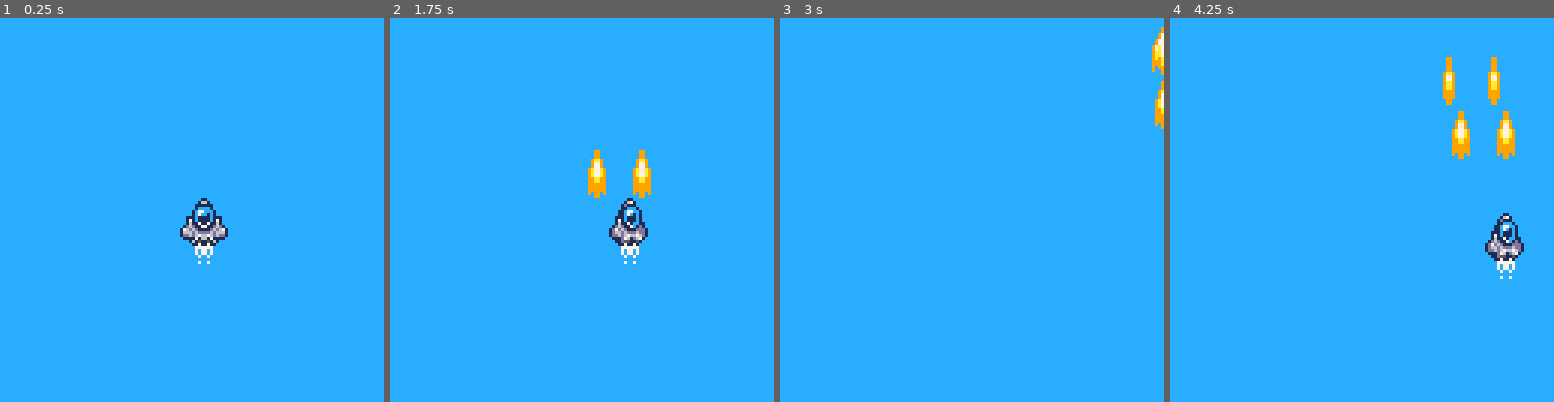
Above: before the commit, frames 1-4 (left to right).
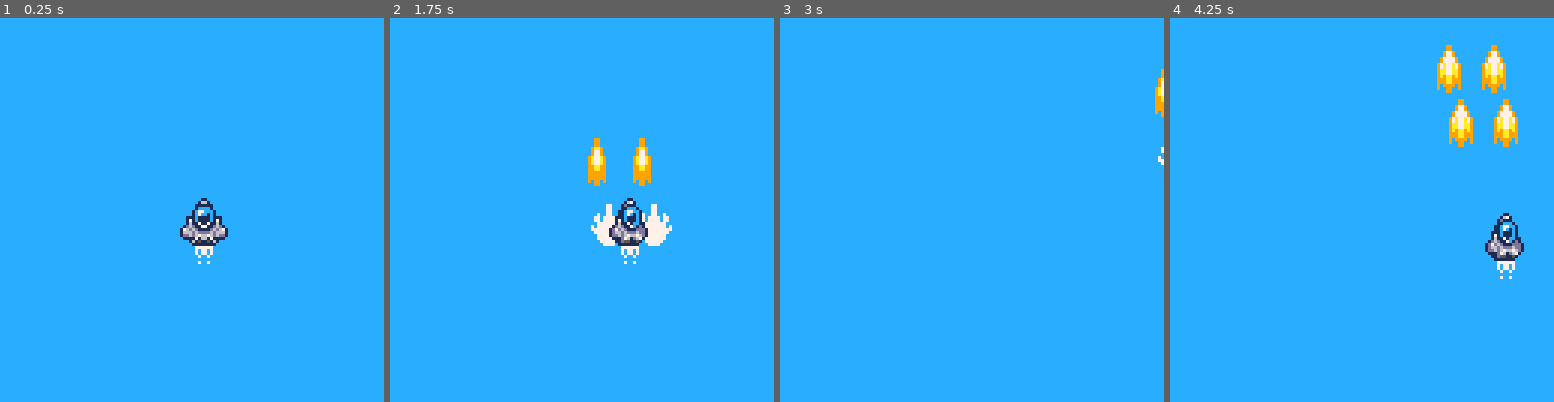
Above: after the commit, the same moments.

Repository: theRenard/move-and-fire
Game: PICO-8 cartridge advanced-shmup.p8
Two runs of this game, one before a commit and one after it. Both use one fixed random seed, a clock stepped at 60 frames per second and the inputs below.
Inputs:
- Up to frame 1 (0.25 s): no input
- Up to frame 2 (1.75 s): tap O (Z key) at 0.7, 1.7 s; hold Right from 1.6 s (still down)
- Up to frame 3 (3 s): release Right at 2.1 s; tap O (Z key) at 2.1, 2.5, 2.9 s; hold Up 2.15-2.42 s; hold Right from 2.47 s (still down)
- Up to frame 4 (4.25 s): release Right at 3.03 s; hold Left 3.08-3.58 s; tap O (Z key) at 3.3, 3.7, 4.1 s; hold Down 3.63-3.97 s; hold Right from 4.02 s (still down)

The runs differ from the first frame. In frame 1, less than 0.1% of the frame differs, in the area x 51-55%, y 58-60%; in frame 2, 1.8%; in frame 3, 0.5%; in frame 4, 2.5%, in the area x 69-91%, y 7-64%.

Commit message:
Add muzzle entity and integrate with shot mechanics; refactor entity pooling and animation handling

Diff:
--- a/advanced-shmup.p8
+++ b/advanced-shmup.p8
@@ -9,6 +9,7 @@
 #include lua/scenes/game.lua
 #include lua/entities/ship.lua
 #include lua/entities/shot.lua
+#include lua/entities/muzzle.lua
 #include lua/particles.lua
 #include lua/utilities.lua
 #include lua/main.lua
--- a/lua/classes.lua
+++ b/lua/classes.lua
@@ -27,17 +27,20 @@
 
 entity = class:extend({
   -- class
-  pool = {},
+  pools = {},
 
   extend = function(_ENV, tbl)
     tbl = class.extend(_ENV, tbl)
     tbl.pool = {}
+    tbl.pool2 = {}
     return tbl
   end,
 
   each = function(_ENV, method, ...)
-    for e in all(pool) do
-      if (e[method]) e[method](e, ...)
+    for pl in all(entity.pools) do
+      for e in all(pl) do
+        if (e[method]) e[method](e, ...)
+      end
     end
   end,
 
@@ -48,11 +51,24 @@
   w = 8,
   h = 8,
 
+  z = 1,
+
+  -- animation
+  as = 0.5,
+  frame = 1,
+  frames = {},
+
   init = function(_ENV)
-    add(entity.pool, _ENV)
-    if pool != entity.pool then
-      add(pool, _ENV)
-    end
+      -- add(entity.pool, _ENV)
+      -- if pool != entity.pool then
+      --   add(pool, _ENV)
+      -- end
+      -- pools
+      entity.pools[z] = entity.pools[z] or {}
+      add(entity.pools[z], _ENV)
+      if pools[z] != entity.pools[z] then
+        add(pools[z], _ENV)
+      end
   end,
 
   detect = function(_ENV, other, callback)
@@ -68,10 +84,27 @@
         and h + y > other.y
   end,
 
+  animate = function(_ENV, callback)
+    if not frames then
+      return
+    end
+    frame += as
+    if frame >= #frames then
+      frame = 1
+      if callback then
+        callback(_ENV)
+      end
+    end
+  end,
+
+  draw_animation = function(_ENV)
+    spr(frames[flr(frame)], x, y, w/8, h/8)
+  end,
+
   destroy = function(_ENV)
-    del(entity.pool, _ENV)
-    if pool != entity.pool then
-      del(pool, _ENV)
+    del(entity.pools[z], _ENV)
+    if pools[z] != entity.pools[z] then
+      del(pools[z], _ENV)
     end
   end
 })
--- /dev/null
+++ b/lua/entities/muzzle.lua
@@ -0,0 +1,16 @@
+muzzle = entity:extend({
+  w = 16,
+  h = 16,
+  t = 10,
+  as = 0.7,
+
+  frames = { 35, 37, 39, 41 },
+
+  update = function(_ENV)
+    animate(_ENV, destroy)
+  end,
+
+  draw = function(_ENV)
+    draw_animation(_ENV)
+  end
+})
--- a/lua/entities/ship.lua
+++ b/lua/entities/ship.lua
@@ -31,6 +31,7 @@
 })
 
 ship = entity:extend({
+	z = 2,
 	x = 60,
 	y = 60,
 	w = 7,
@@ -54,19 +55,25 @@
 		if shotTemp == 0 then
 			shot({
 				x = x - 3,
-				y = y + 2,
+				y = y - 8,
 				frames = { 32, 33, 34 },
-				sh = 2,
+				h = 16,
 				spd = 6,
-				si = (t() * 60 \ 10) / 2 % 3 + 1
 			})
 			shot({
 				x = x + 12,
+				y = y - 8,
+				frames = { 32, 33, 34 },
+				h = 16,
+				spd = 6,
+			})
+			muzzle({
+				x = x - 3,
 				y = y + 2,
-				frames = { 32, 33, 34 },
-				sh = 2,
-				spd = 6,
-				si = (t() * 60 \ 10) / 2 % 3 + 1
+			})
+			muzzle({
+				x = x + 12,
+				y = y + 2,
 			})
 			shotTemp = 3
 		end
@@ -109,7 +116,7 @@
 	end,
 
 	draw = function(_ENV)
-		add(entity.pool, del(entity.pool, _engine))
+		-- add(entity.pool, del(entity.pool, _engine))
 		spr(frames[flr(frame * 2.4 + 3.5)], xx, yy, 2, 2)
 	end
 })
--- a/lua/entities/shot.lua
+++ b/lua/entities/shot.lua
@@ -1,24 +1,11 @@
 shot = entity:extend({
-  x = 0,
-  y = 0,
-  w = 1,
-  h = 1,
-  sh = 1,
-
   spd = 2,
-  pool = {},
-
   frames = { 11 },
-  frame = 0,
-  si = 1,
 
   update = function(_ENV)
     y -= spd
-    si += .5
 
-    if si > #frames then
-      si = 1
-    end
+    animate(_ENV)
 
     if y < 0 then
       destroy(_ENV)
@@ -26,6 +13,6 @@
   end,
 
   draw = function(_ENV)
-    spr(frames[flr(si)], x, y, 1, sh)
+    draw_animation(_ENV)
   end
 })
